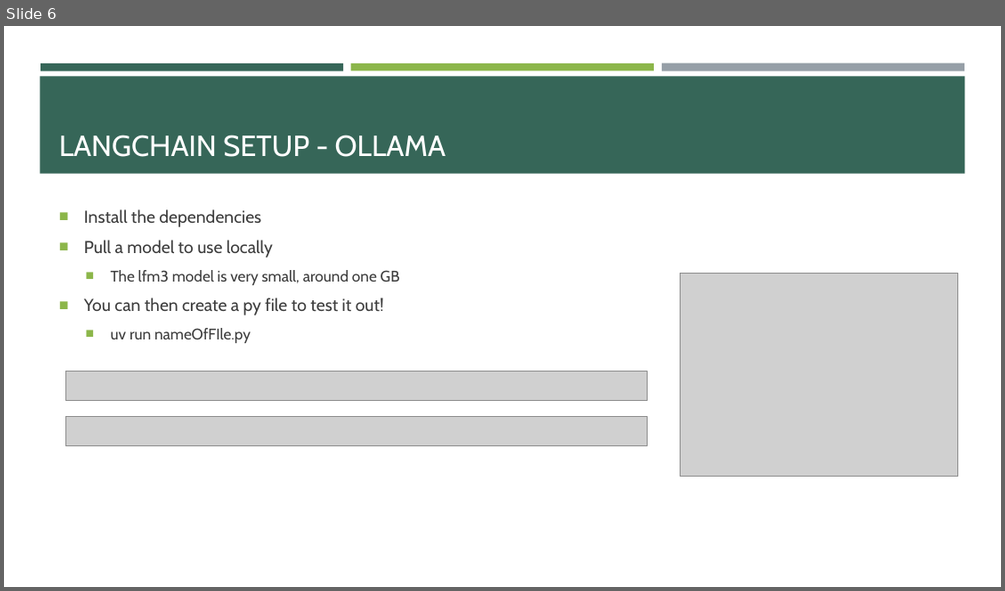
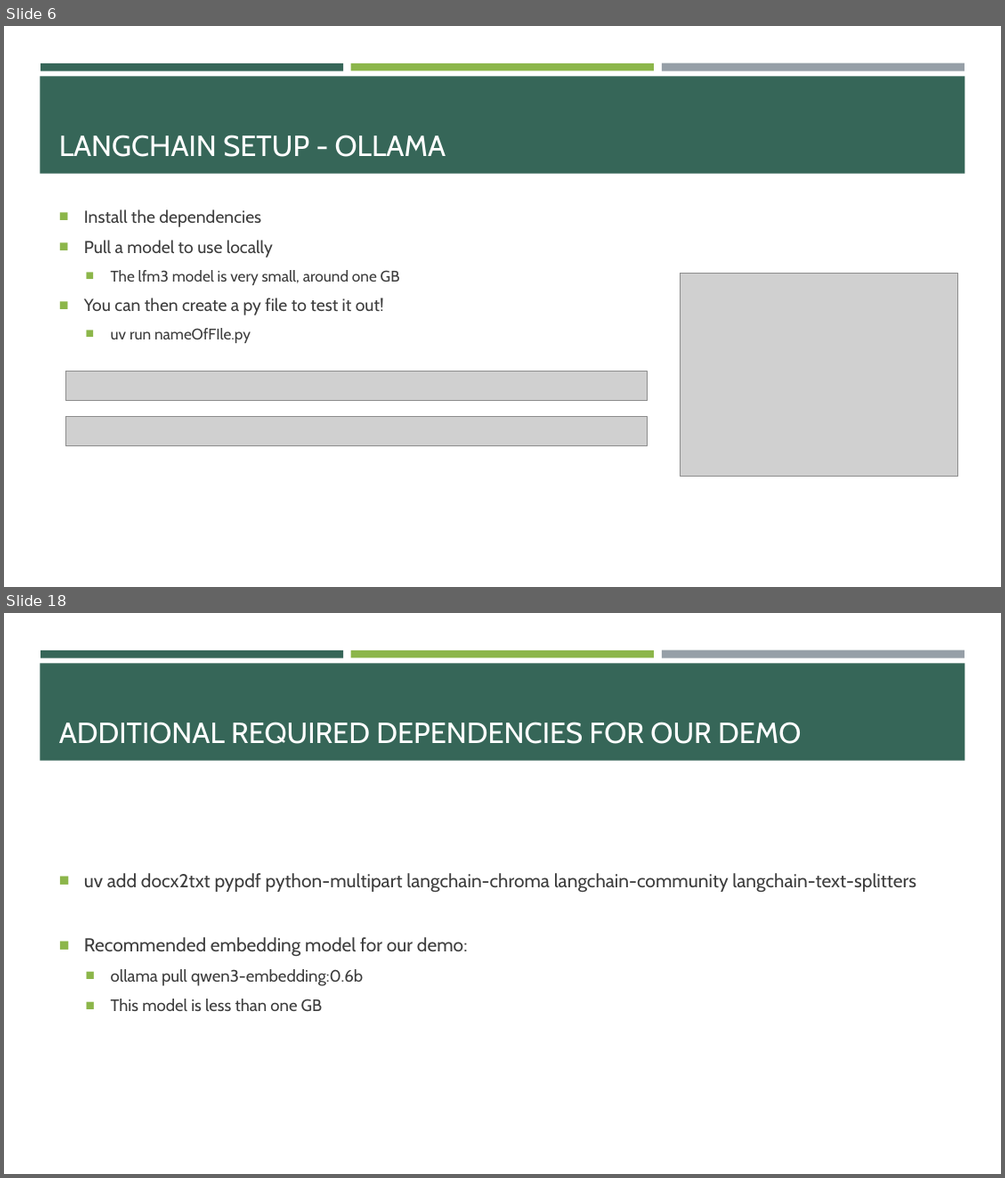
Before and after one commit to e-m-wilson/java-fs, a slide deck: Week_11/langchain.pptx. Shown one above the other, each under a label of ours: slide 6 before the commit, slides 6 and 18 after it; the slides between them are not shown. The pictures are 1005x591 and 1005x1178 pixels, drawn with LibreOffice and Linux fonts; fonts in the diff are those of the drawing; grey boxes stand for pictures. Boxes give left, top, right and bottom in pixels: in the first picture for what was removed or moved away, otherwise in the second. Text is boxed around its words. In the diff, an @@ line names an element or a change of style, - is before the commit and + after.

```diff
--- a/Week_11/langchain.pptx
+++ b/Week_11/langchain.pptx
@@ slide 18 added at [4,613,1001,1174], background #FFFFFF; not listed: 4 template elements that a slide beside it also shows @@
@@ title added at [59,722,801,744], 28 pt, text #FFFFFF @@
+ADDITIONAL REQUIRED DEPENDENCIES FOR OUR DEMO
@@ text added at [84,873,916,1012], 18 pt, text #3D3D3D @@
+■ uv add docx2txt pypdf python-multipart langchain-chroma langchain-community langchain-text-splitters
+■ Recommended embedding model for our demo:
+  ■ ollama pull qwen3-embedding:0.6b
+  ■ This model is less than one GB
```
Also in this commit, not shown: 1 slide changed, 11 other slides added, 18 other files.
